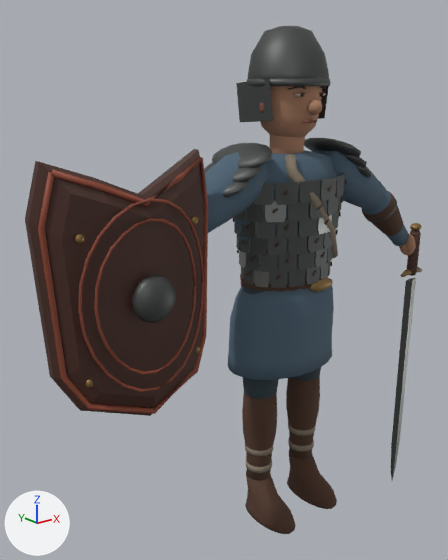
One commit to the glTF model models/realistic_infantry.glb: the scene before it, then after it.
The view is the same before and after, from a camera (50 mm lens) standing at (-1.71, -1.74, 1.82) and looking at (-0.22, 0.13, 1.07). Every picture has the same lights, and +X, +Y and +Z are marked at lower left. The first picture is the older version. Vertices at exactly the same position are counted once.

The first picture shows 'Combatant'.
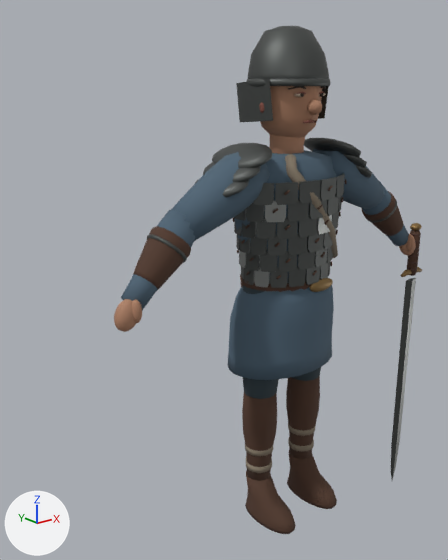
What the commit changed:
me_combatant is used by ob_combatant; location (0.0, 0.0, 0.0).
me_combatant had 6970 vertices, 13056 faces and spanned x -1.08..0.88, y -0.26..0.19, z -0.23..2.03.
me_combatant now has 6210 vertices, 11580 faces and spans x -0.81..0.88, y -0.22..0.19, z -0.23..2.03.
me_combatant part 1: 11 loose pieces with 760 vertices, spanning x -1.08..-0.47, y -0.26..-0.04, z 0.79..1.62, are deleted.
me_combatant no longer uses material mat_realistic_cinnabar (brown #8a432d).

Changed parts and their boxes (x1, y1, x2, y2) in the pictures (448 x 560 px):
'Combatant', reshaped (22% narrower): before (25, 26, 422, 534); after (114, 26, 422, 534)
part 1 of me_combatant, deleted: before (25, 149, 208, 416)
